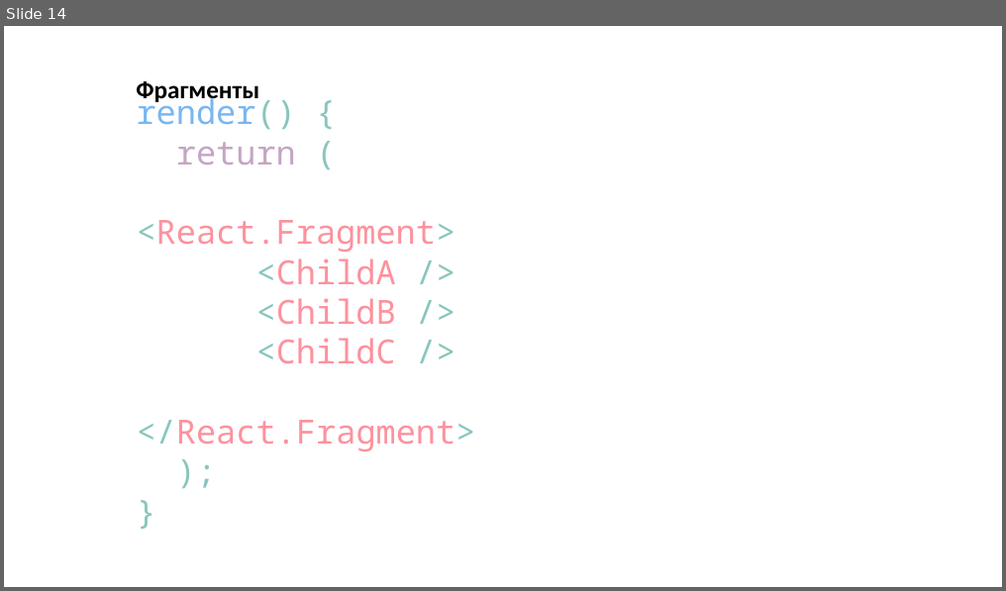
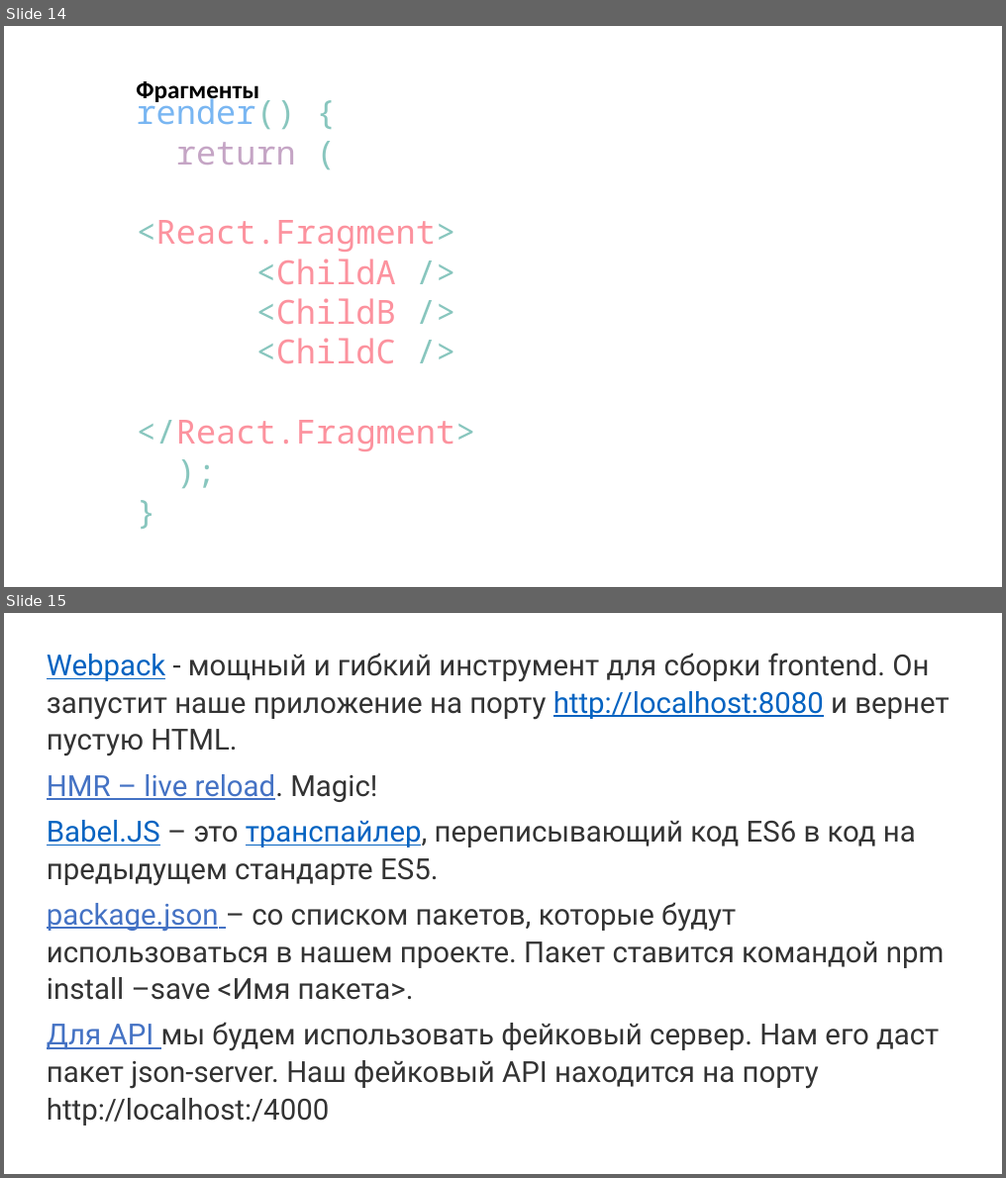
Before and after one commit to spiderpoul/react-redux-hooks, a slide deck: React.pptx. Shown one above the other, each under a label of ours: slide 14 before the commit, slides 14 and 15 after it. The pictures are 1006x591 and 1006x1178 pixels, drawn with LibreOffice and Linux fonts; fonts in the diff are those of the drawing. Boxes give left, top, right and bottom in pixels: in the first picture for what was removed or moved away, otherwise in the second. Text is boxed around its words. In the diff, an @@ line names an element or a change of style, - is before the commit and + after.

```diff
--- a/React.pptx
+++ b/React.pptx
@@ slide 15 added at (x1=4, y1=613, x2=1002, y2=1174), background #FFFFFF @@
@@ text added at (x1=47, y1=653, x2=948, y2=1126), 28 pt, text #333333 @@
+Webpack - мощный и гибкий инструмент для сборки frontend. Он запустит наше приложение на порту http://localhost:8080 и вернет пустую HTML.
+HMR – live reload. Magic!
+Babel.JS – это транспайлер, переписывающий код ES6 в код на предыдущем стандарте ES5.
+package.json – со списком пакетов, которые будут использоваться в нашем проекте. Пакет ставится командой npm install –save <Имя пакета>.
+Для API мы будем использовать фейковый сервер. Нам его даст пакет json-server. Наш фейковый API находится на порту http://localhost:/4000
```
Also in this commit, not shown: 8 slides changed, 2 other slides added, 2 slides removed, 3 other files.
